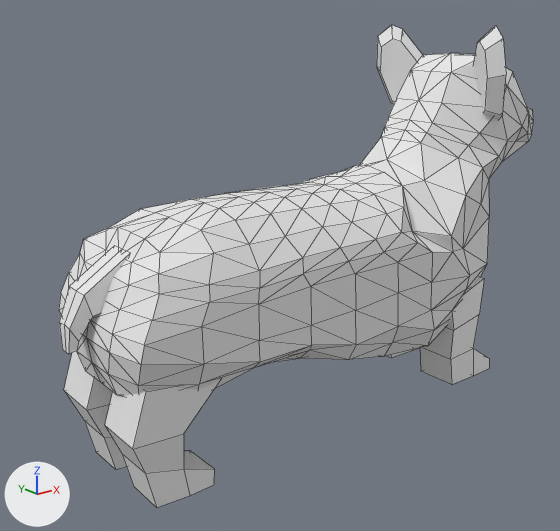
The OBJ model assets/corgi.obj, before and after one commit.
Before and after are seen from a 50 mm lens placed at (-3.26, -3.42, 1.21), pointed at (-0.4, 0.16, -0.22). The axes (+X, +Y, +Z) are drawn at lower left. The lights are the same throughout. Mesh edges are drawn as thin lines. Where no turn or scale is listed for an object, it has been applied to the vertices. Vertices at the same position are counted once.
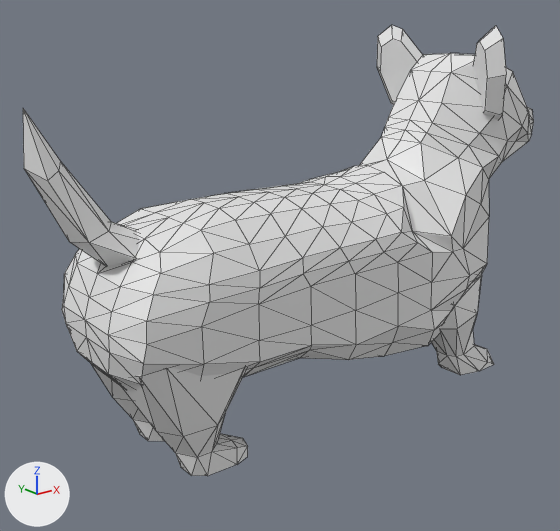
What differs and where, as boxes (x1, y1, x2, y2) in the pictures (560 x 531 px; the box of a moved part takes in the faces that stretch with it):
'Head', reshaped: before (59, 53, 534, 397); after (62, 53, 534, 387)
'Cube.002', reshaped: before (64, 351, 220, 507); after (91, 363, 248, 476)
'Cube.006', reshaped: before (59, 246, 130, 354); after (23, 109, 139, 266)
'Cube.001', reshaped: before (387, 277, 489, 384); after (432, 269, 494, 375)
part 1 of me_cube_001, rebuilt (not visible afterwards): before (387, 348, 417, 358)
part 2 of me_cube_001, rebuilt: before (420, 277, 489, 384); after (432, 269, 494, 375)
part 3 of me_cube_002, rebuilt: before (105, 381, 220, 507); after (121, 367, 248, 476)
part 4 of me_cube_002, rebuilt: before (64, 351, 126, 470); after (91, 363, 164, 441)
part 6 of me_head, moved or reshaped: before (59, 229, 308, 397); after (62, 249, 308, 387)

Diff of the bpy script that builds the scene:
```diff
--- a/assets/corgi.obj.py
+++ b/assets/corgi.obj.py
@@ me_cube_001 @@
 # used by ob_cube_001; location = (0.0, 0.0, 0.0)
-me_cube_001.from_pydata(...)  # 40 vertices, 36 faces; spans x 0.565..1.041, y -0.416..0.416, z -1.132..-0.426
+me_cube_001.from_pydata(...)  # 94 vertices, 180 faces; spans x 0.435..1.169, y -0.469..0.469, z -1.119..-0.359
+# me_cube_001 part 1: the loose piece of 20 vertices spanning x 0.565..1.041, y 0.144..0.416, z -1.132..-0.426 is rebuilt with 47 vertices and now spans x 0.435..1.169, y 0.102..0.469, z -1.119..-0.359
+# me_cube_001 part 2: the loose piece of 20 vertices spanning x 0.565..1.041, y -0.416..-0.144, z -1.132..-0.426 is rebuilt with 47 vertices and now spans x 0.435..1.169, y -0.469..-0.102, z -1.119..-0.359
@@ me_cube_002 @@
 # used by ob_cube_002; location = (0.0, 0.0, 0.0)
-me_cube_002.from_pydata(...)  # 40 vertices, 36 faces; spans x -1.75..-1.223, y -0.399..0.399, z -1.175..-0.472
+me_cube_002.from_pydata(...)  # 78 vertices, 148 faces; spans x -1.697..-0.969, y -0.486..0.486, z -1.113..-0.336
+# me_cube_002 part 3: the loose piece of 20 vertices spanning x -1.75..-1.223, y -0.399..-0.104, z -1.175..-0.472 is rebuilt with 39 vertices and now spans x -1.697..-0.969, y -0.486..-0.061, z -1.113..-0.336
+# me_cube_002 part 4: the loose piece of 20 vertices spanning x -1.75..-1.223, y 0.104..0.399, z -1.175..-0.472 is rebuilt with 39 vertices and now spans x -1.697..-0.969, y 0.061..0.486, z -1.113..-0.336
@@ me_cube_006 @@
 # used by ob_cube_006; location = (0.0, 0.0, 0.0)
-me_cube_006.from_pydata(...)  # 24 vertices, 22 faces; spans x -1.879..-1.537, y -0.086..0.086, z -0.343..0.123
-me_cube_006.materials.append(mat_material)  # white #e7e7e7
+me_cube_006.from_pydata(...)  # 19 vertices, 34 faces; spans x -1.997..-1.113, y -0.161..0.161, z 0.034..0.85
+# me_cube_006 part 5: the whole mesh is rebuilt
@@ me_head @@
 me_head.from_pydata(...)  # 296 vertices, 582 faces, 2 loose edges; spans x -1.77..1.83, y -0.55..0.55, z -0.92..1.02
 # used by ob_head; location = (0.0, 0.0, 0.0)
+# me_head part 6: 36 of 296 vertices moved; they spanned x -1.74..-1.0, y -0.46..0.46, z -0.62..0.1 and now span x -1.77..-1.02, y -0.46..0.46, z -0.75..0.1; mean shift (0.0, 0.0, -0.02); largest move (-1.35, 0.18, -0.62) -> (-1.35, 0.18, -0.75)
 me_head.materials.append(mat_material)
```
